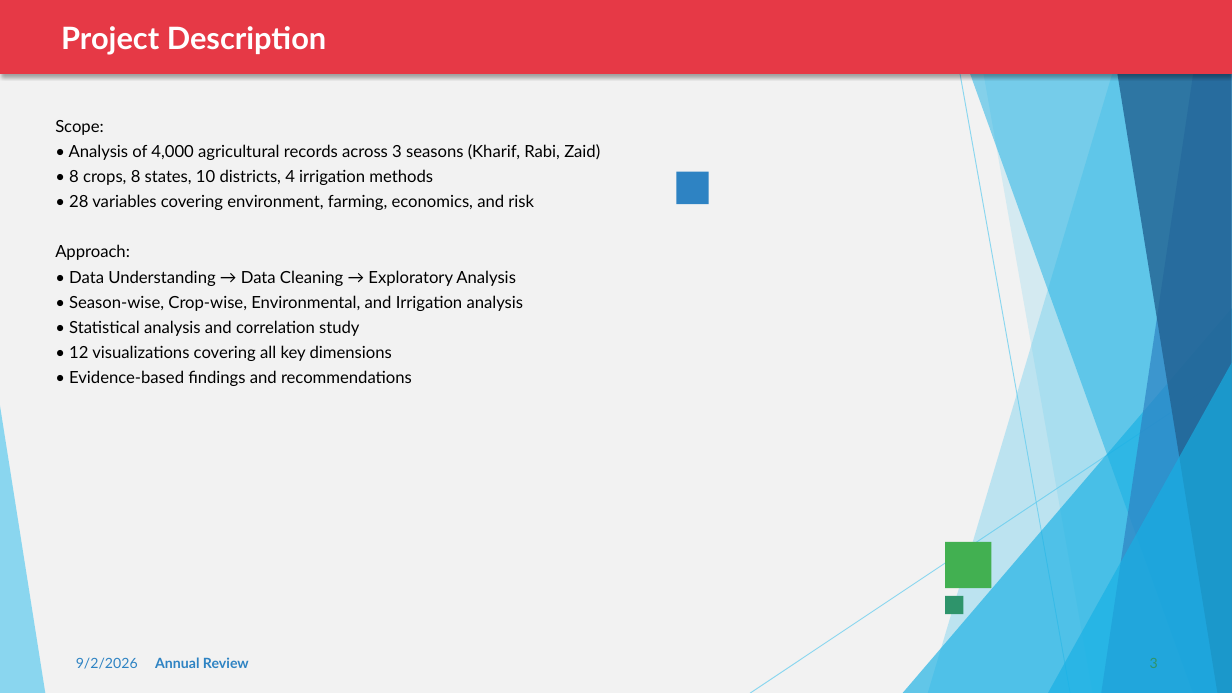
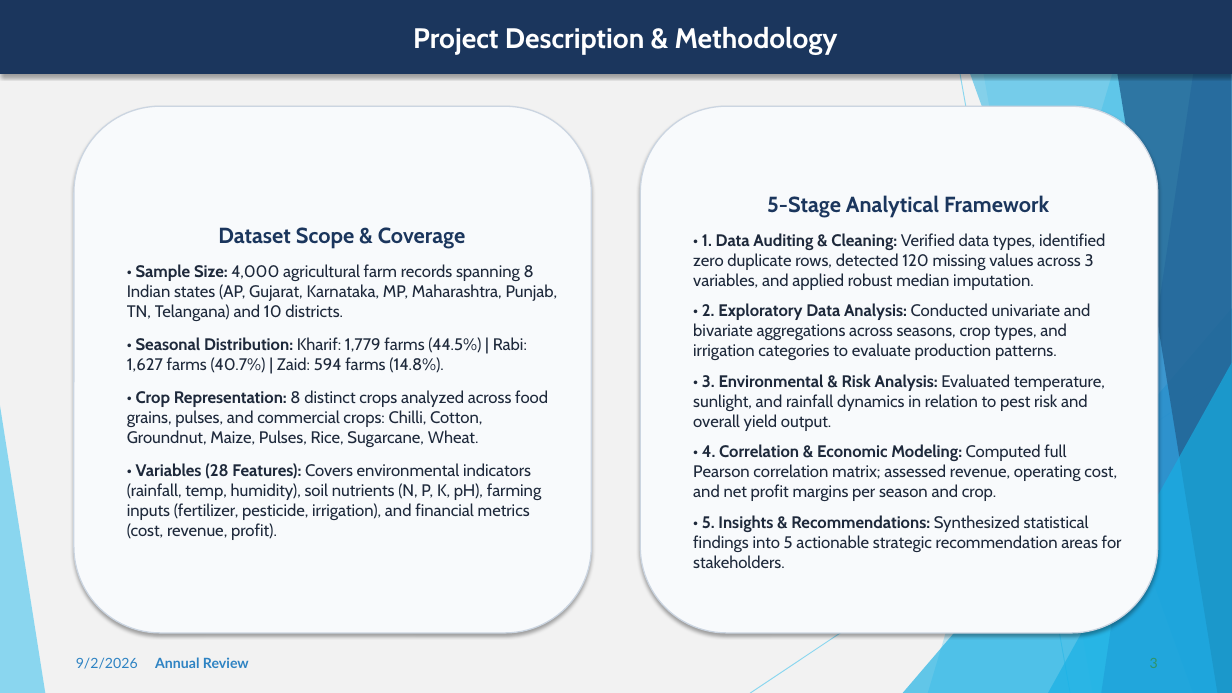
Before and after one commit to krishna3163/Seasonal-Agriculture-Performance-Analysis, a slide deck: slide 3 of VOIS_Project_PPT.pptx. Drawn at 1232x693 pixels with LibreOffice and Linux fonts; fonts in the diff are those of the drawing. Boxes give left, top, right and bottom in pixels: in the first picture for what was removed or moved away, otherwise in the second. Text is boxed around its words. In the diff, an @@ line names an element or a change of style, - is before the commit and + after.

Commit message:
Professionally polish PPT: fix data consistency, remove emojis, improve GitHub & certificate slides

```diff
--- a/VOIS_Project_PPT.pptx
+++ b/VOIS_Project_PPT.pptx
@@ rectangle "Project Description & Methodology" at (0, 0, 1232, 74): fill #E63946 to #1B365D; outline none to #1B365D 1 pt @@
@@ text in rectangle at (413, 27, 838, 54): text changed; size 24 to 22 pt; font Lato to Cabin @@
-Project Description
+Project Description & Methodology
@@ rounded rectangle "Dataset Scope & Coverage": place and size @@
-rounded rectangle "Dataset Scope & Coverage" at (55, 120, 600, 386)
+rounded rectangle "Dataset Scope & Coverage" at (74, 106, 592, 633)
@@ rounded rectangle "Dataset Scope & Coverage" at (74, 106, 592, 633): vertical alignment top to middle; fill none to #F8FAFC; outline none to #CBD5E1 1 pt; shadow on @@
@@ rounded rectangle added at (640, 106, 1158, 633), fill #F8FAFC, outline #CBD5E1 1 pt, 13 pt, text #1E293B @@
+5-Stage Analytical Framework
+• 1. Data Auditing & Cleaning: Verified data types, identified zero duplicate rows, detected 120 missing values across 3 variables, and applied robust median imputation.
+• 2. Exploratory Data Analysis: Conducted univariate and bivariate aggregations across seasons, crop types, and irrigation categories to evaluate production patterns.
+• 3. Environmental & Risk Analysis: Evaluated temperature, sunlight, and rainfall dynamics in relation to pest risk and overall yield output.
+• 4. Correlation & Economic Modeling: Computed full Pearson correlation matrix; assessed revenue, operating cost, and net profit margins per season and crop.
+• 5. Insights & Recommendations: Synthesized statistical findings into 5 actionable strategic recommendation areas for stakeholders.
@@ rectangle removed at (677, 172, 709, 204) @@
@@ text in rounded rectangle at (127, 227, 558, 540): text changed; font Lato to Cabin; text colour #000000 to #1E293B @@
-Scope:
-• Analysis of 4,000 agricultural records across 3 seasons (Kharif, Rabi, Zaid)
-• 8 crops, 8 states, 10 districts, 4 irrigation methods
-• 28 variables covering environment, farming, economics, and risk
-Approach:
-• Data Understanding → Data Cleaning → Exploratory Analysis
-• Season-wise, Crop-wise, Environmental, and Irrigation analysis
-• Statistical analysis and correlation study
-• 12 visualizations covering all key dimensions
-• Evidence-based findings and recommendations
+Dataset Scope & Coverage
+• Sample Size: 4,000 agricultural farm records spanning 8 Indian states (AP, Gujarat, Karnataka, MP, Maharashtra, Punjab, TN, Telangana) and 10 districts.
+• Seasonal Distribution: Kharif: 1,779 farms (44.5%) | Rabi: 1,627 farms (40.7%) | Zaid: 594 farms (14.8%).
+• Crop Representation: 8 distinct crops analyzed across food grains, pulses, and commercial crops: Chilli, Cotton, Groundnut, Maize, Pulses, Rice, Sugarcane, Wheat.
+• Variables (28 Features): Covers environmental indicators (rainfall, temp, humidity), soil nutrients (N, P, K, pH), farming inputs (fertilizer, pesticide, irrigation), and financial metrics (cost, revenue, profit).
@@ rectangle removed at (945, 543, 992, 589) @@
@@ rectangle removed at (945, 596, 964, 615) @@
```
Also in this commit, not shown: 13 other slides changed.
